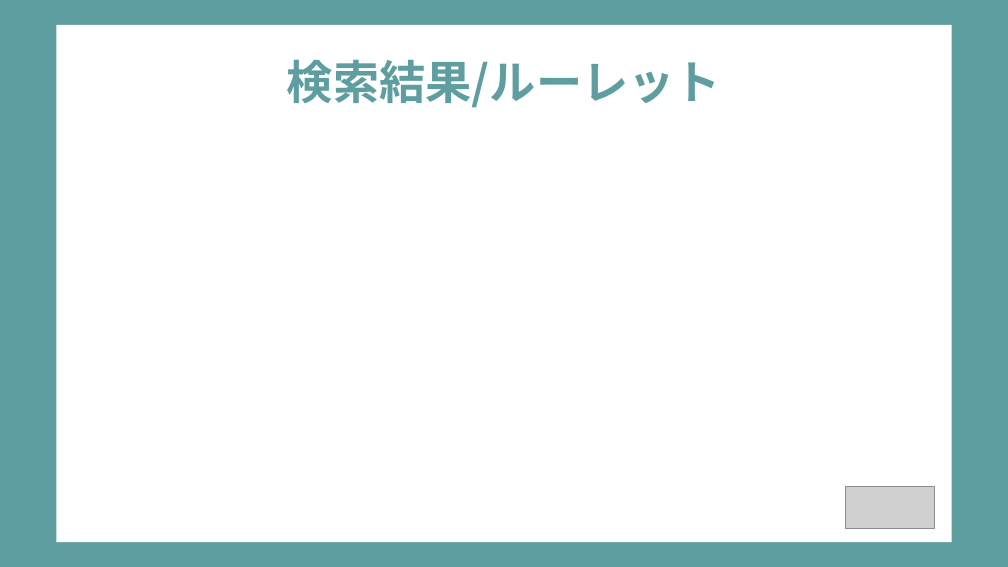
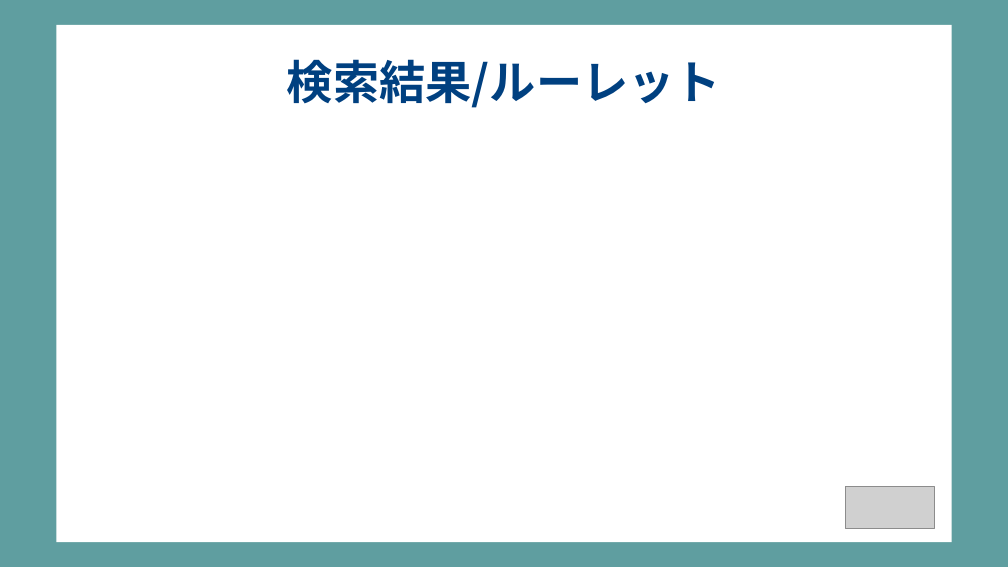
Before and after one commit to dojo2022/B-3, a slide deck: slide 11 of doc/B-3_配布資料/B3炙りえんがわ_成果発表会資料.pptx. Drawn at 1008x567 pixels with LibreOffice and Linux fonts; fonts in the diff are those of the drawing; grey boxes stand for pictures. Boxes give left, top, right and bottom in pixels: in the first picture for what was removed or moved away, otherwise in the second. Text is boxed around its words. In the diff, an @@ line names an element or a change of style, - is before the commit and + after.

```diff
--- a/doc/B-3_配布資料/B3炙りえんがわ_成果発表会資料.pptx
+++ b/doc/B-3_配布資料/B3炙りえんがわ_成果発表会資料.pptx
@@ title "検索結果/ルーレット" at (287,59,721,108): text colour #5F9EA0 to #004080 @@
```
Also in this commit, not shown: 6 other slides changed.
